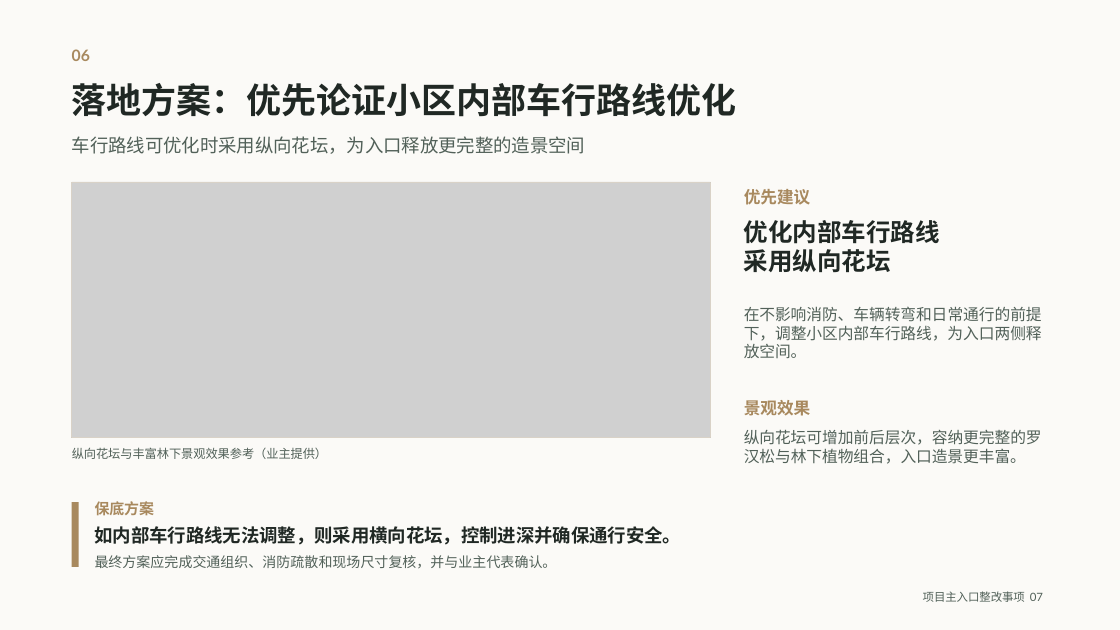
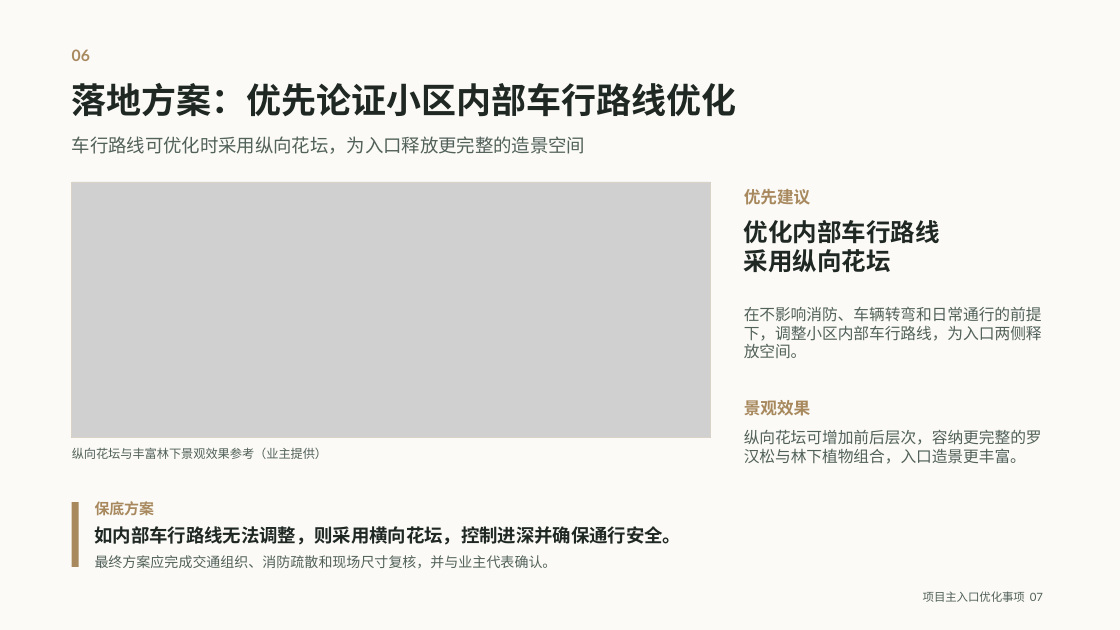
Before and after one commit to jwcesign/entrance-remediation-public-site, a slide deck: slide 7 of files/project-entrance-owner-opinion.pptx. Drawn at 1120x630 pixels with LibreOffice and Linux fonts; fonts in the diff are those of the drawing; grey boxes stand for pictures. Boxes give left, top, right and bottom in pixels: in the first picture for what was removed or moved away, otherwise in the second. Text is boxed around its words. In the diff, an @@ line names an element or a change of style, - is before the commit and + after.

```diff
--- a/files/project-entrance-owner-opinion.pptx
+++ b/files/project-entrance-owner-opinion.pptx
@@ text at (923,591,1043,602): text changed @@
-项目主入口整改事项 07
+项目主入口优化事项 07
```
Also in this commit, not shown: 8 other slides changed, 12 other files.
